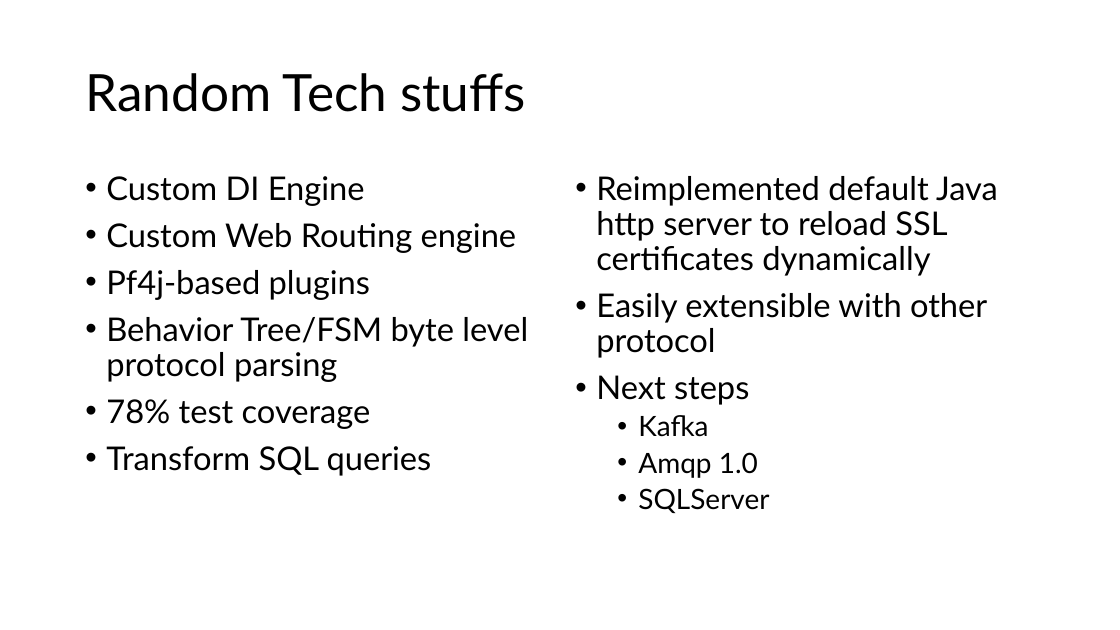
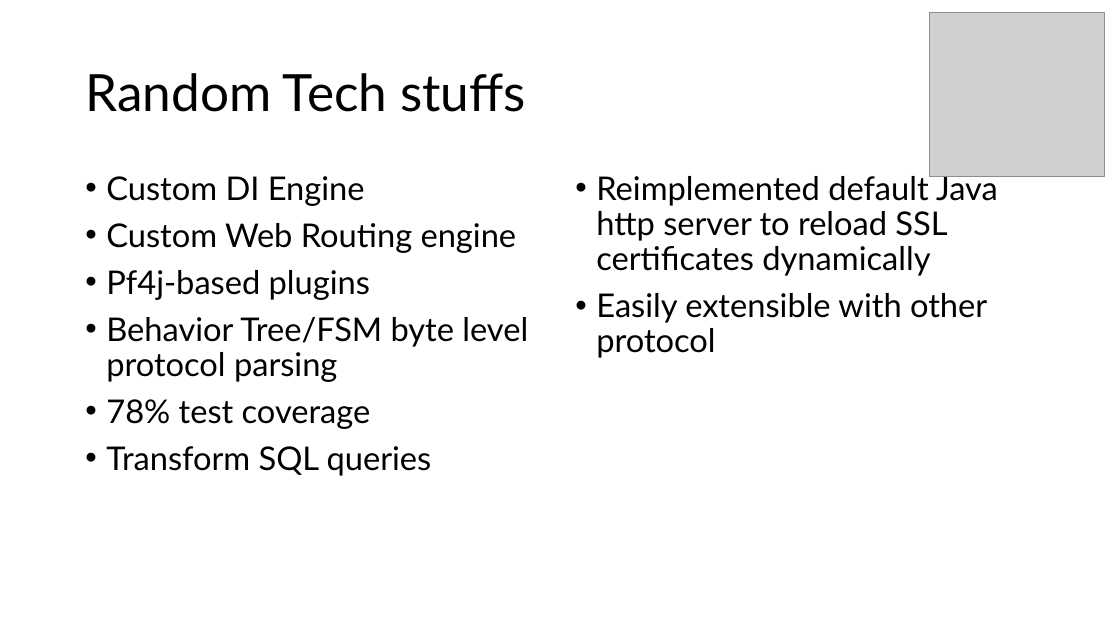
Before and after one commit to kendarorg/the-protocol-master-samples, a slide deck: slide 9 of The Protocol Master.pptx. Drawn at 1120x630 pixels with LibreOffice and Linux fonts; fonts in the diff are those of the drawing; grey boxes stand for pictures. Boxes give left, top, right and bottom in pixels: in the first picture for what was removed or moved away, otherwise in the second. Text is boxed around its words. In the diff, an @@ line names an element or a change of style, - is before the commit and + after.

```diff
--- a/The Protocol Master.pptx
+++ b/The Protocol Master.pptx
@@ picture added at (930,12,1105,176) @@
@@ text at (596,375,769,513): paragraphs removed @@
-• Next steps
-  • Kafka
-  • Amqp 1.0
-  • SQLServer
```
Also in this commit, not shown: 10 other slides changed, 5 other files.
